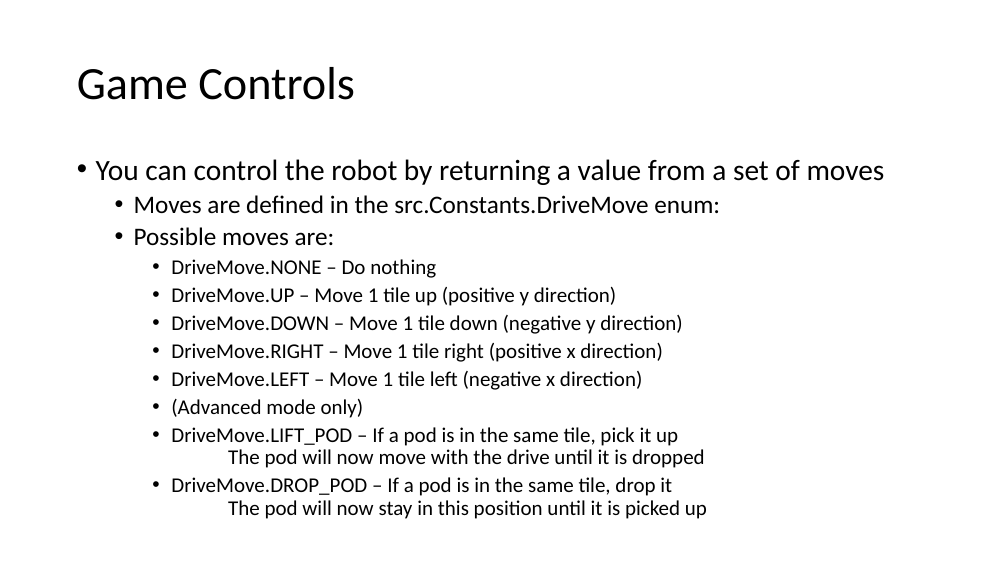
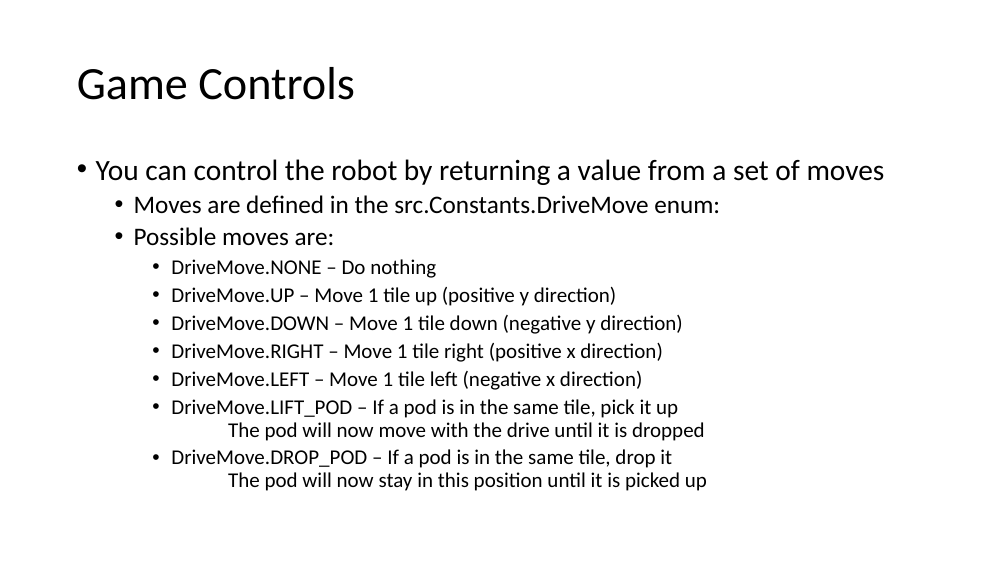
Before and after one commit to RidaHurrani/Amazon2025, a slide deck: slide 7 of slideshow/WLU_AR_Day_Activity_Instructions.pptx. Drawn at 1008x567 pixels with LibreOffice and Linux fonts; fonts in the diff are those of the drawing. Boxes give left, top, right and bottom in pixels: in the first picture for what was removed or moved away, otherwise in the second. Text is boxed around its words. In the diff, an @@ line names an element or a change of style, - is before the commit and + after.

Commit message:
Update slides to reword some points

```diff
--- a/slideshow/WLU_AR_Day_Activity_Instructions.pptx
+++ b/slideshow/WLU_AR_Day_Activity_Instructions.pptx
@@ text at [171, 399, 364, 418]: paragraph removed @@
-    • (Advanced mode only)
```
Also in this commit, not shown: 2 other slides changed.
